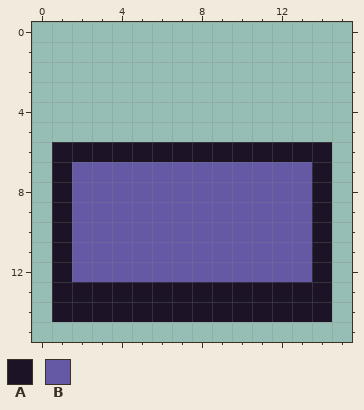
Pixel-art sprite, stored at sprites/spr_box/40549994-fb50-40f1-a439-b96d8d2ad609.png. The picture above was drawn from the file before the commit.
The file is 16x16 pixels.
Palette (. is transparent): A #1c1326  B #6559a6
Pixels before, first column x 1:
 6 AAAAAAAAAAAAAA
 7 ABBBBBBBBBBBBA
 8 ABBBBBBBBBBBBA
 9 ABBBBBBBBBBBBA
10 ABBBBBBBBBBBBA
11 ABBBBBBBBBBBBA
12 ABBBBBBBBBBBBA
13 AAAAAAAAAAAAAA
14 AAAAAAAAAAAAAA
Once edited:
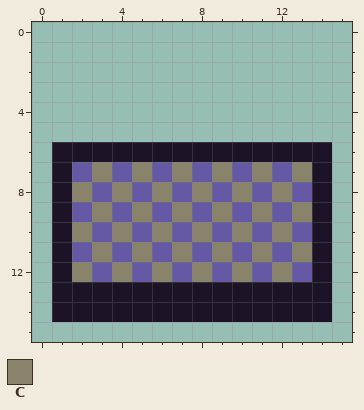
Colours new in this view: C #89836c
What changed:
y 7: x 3 B -> C; x 5 B -> C; x 7 B -> C; x 9 B -> C; x 11 B -> C; x 13 B -> C
y 8: x 2 B -> C; x 4 B -> C; x 6 B -> C; x 8 B -> C; x 10 B -> C; x 12 B -> C
y 9: x 3 B -> C; x 5 B -> C; x 7 B -> C; x 9 B -> C; x 11 B -> C; x 13 B -> C
y 10: x 2 B -> C; x 4 B -> C; x 6 B -> C; x 8 B -> C; x 10 B -> C; x 12 B -> C
y 11: x 3 B -> C; x 5 B -> C; x 7 B -> C; x 9 B -> C; x 11 B -> C; x 13 B -> C
y 12: x 2 B -> C; x 4 B -> C; x 6 B -> C; x 8 B -> C; x 10 B -> C; x 12 B -> C
Pixel boxes of the changes (left, top, right, bottom) in both pictures:
changed: (72, 162, 312, 282)
